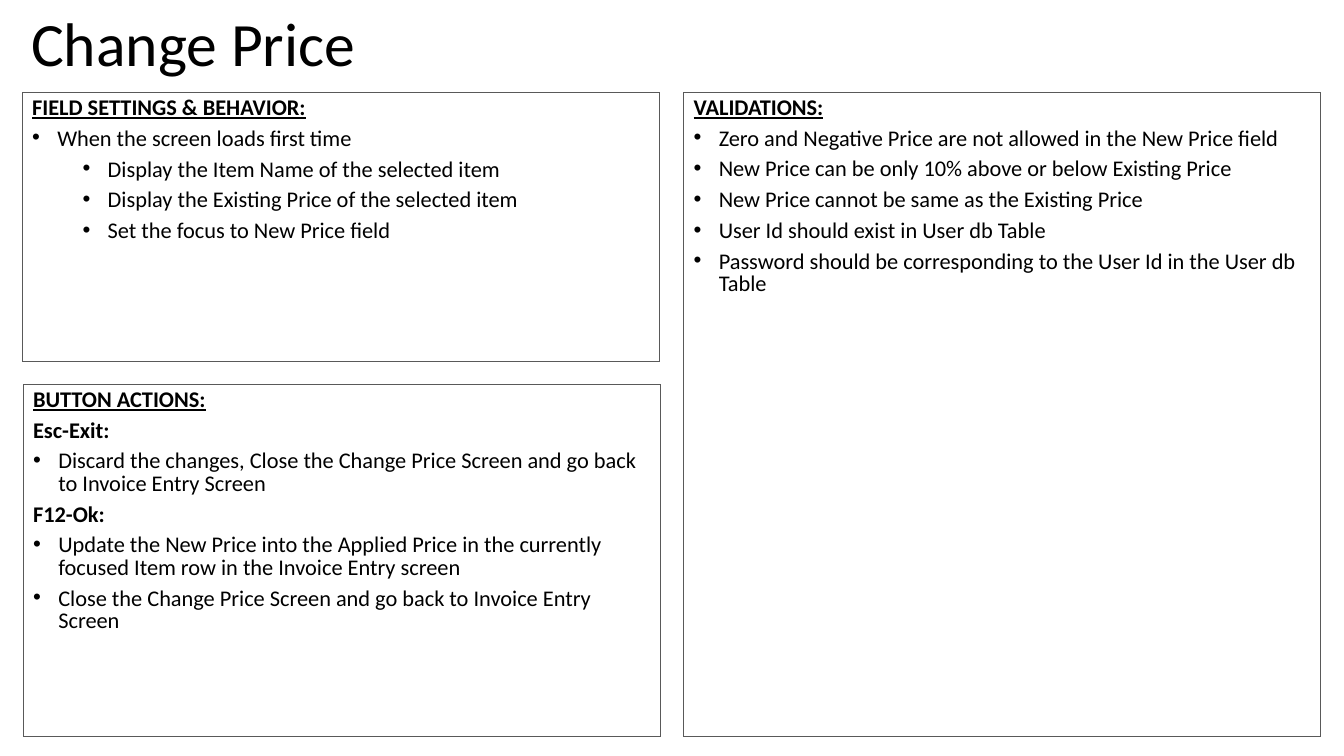
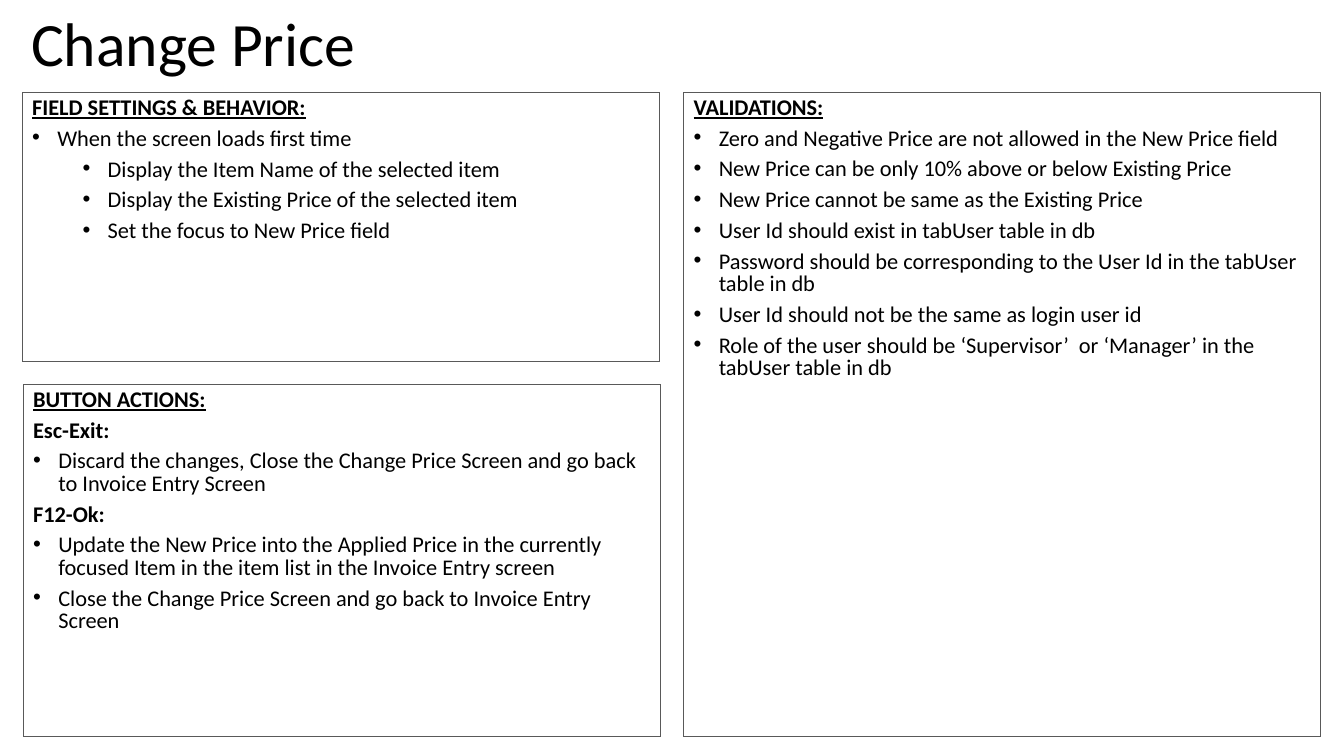
Before and after one commit to valignit/Documents, a slide deck: slide 32 of brief-specs.pptx. Drawn at 1344x756 pixels with LibreOffice and Linux fonts; fonts in the diff are those of the drawing. Boxes give left, top, right and bottom in pixels: in the first picture for what was removed or moved away, otherwise in the second. Text is boxed around its words. In the diff, an @@ line names an element or a change of style, - is before the commit and + after.

```diff
--- a/brief-specs.pptx
+++ b/brief-specs.pptx
@@ text in rectangle at [719,222,1297,375]: text changed @@
-• User Id should exist in User db Table
-• Password should be corresponding to the User Id in the User db Table
+• User Id should exist in tabUser table in db
+• Password should be corresponding to the User Id in the tabUser table in db
+• User Id should not be the same as login user id
+• Role of the user should be ‘Supervisor’ or ‘Manager’ in the tabUser table in db
@@ text in rectangle at [58,536,602,579]: text changed @@
-• Update the New Price into the Applied Price in the currently focused Item row in the Invoice Entry screen
+• Update the New Price into the Applied Price in the currently focused Item in the item list in the Invoice Entry screen
```
Also in this commit, not shown: 17 other slides changed.
